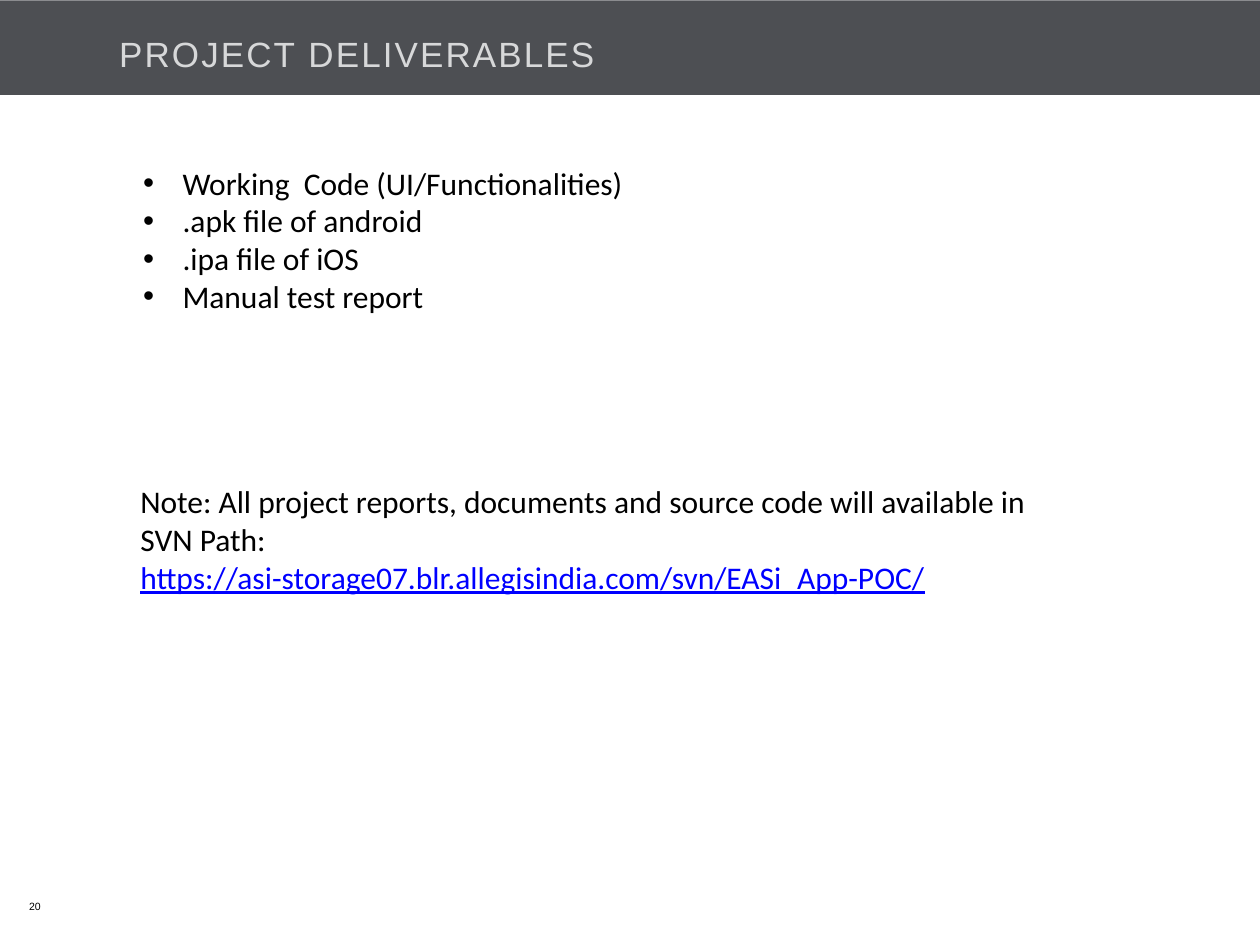
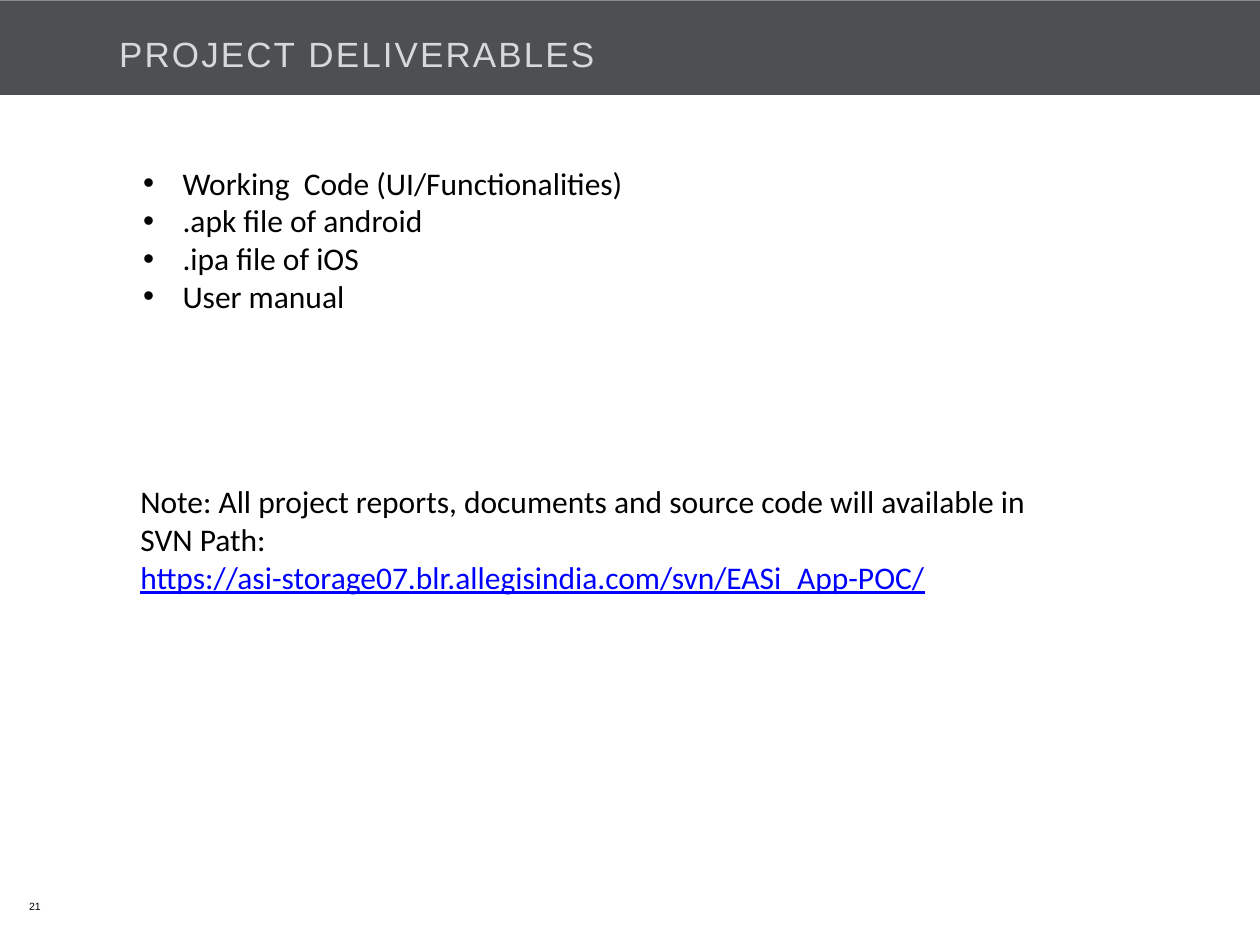
Before and after one commit to Bajarangi/demo, a slide deck: slide 21 of trunk/EasiCab/Documents/EASiCab_POC_kick off.pptx (slide 20 before the commit). Drawn at 1260x945 pixels with LibreOffice and Linux fonts; fonts in the diff are those of the drawing; background and template pictures are left out. Boxes give left, top, right and bottom in pixels: in the first picture for what was removed or moved away, otherwise in the second. Text is boxed around its words. In the diff, an @@ line names an element or a change of style, - is before the commit and + after.

```diff
--- a/trunk/EasiCab/Documents/EASiCab_POC_kick off.pptx
+++ b/trunk/EasiCab/Documents/EASiCab_POC_kick off.pptx
@@ text at [183,286,345,309]: text changed @@
-• Manual test report
+• User manual
@@ page number at [29,902,41,910]: text changed @@
-20
+21
```
Also in this commit, not shown: 12 other slides changed, 1 slide added.
